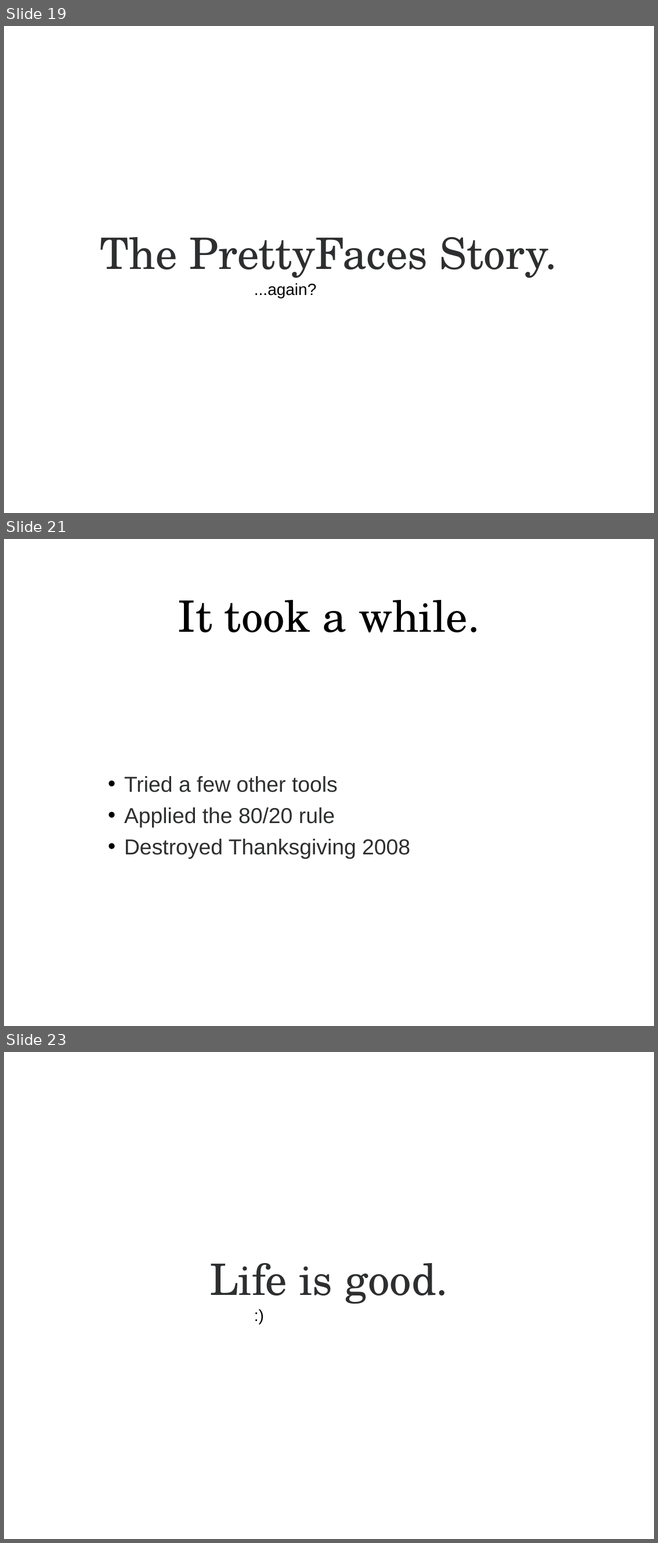
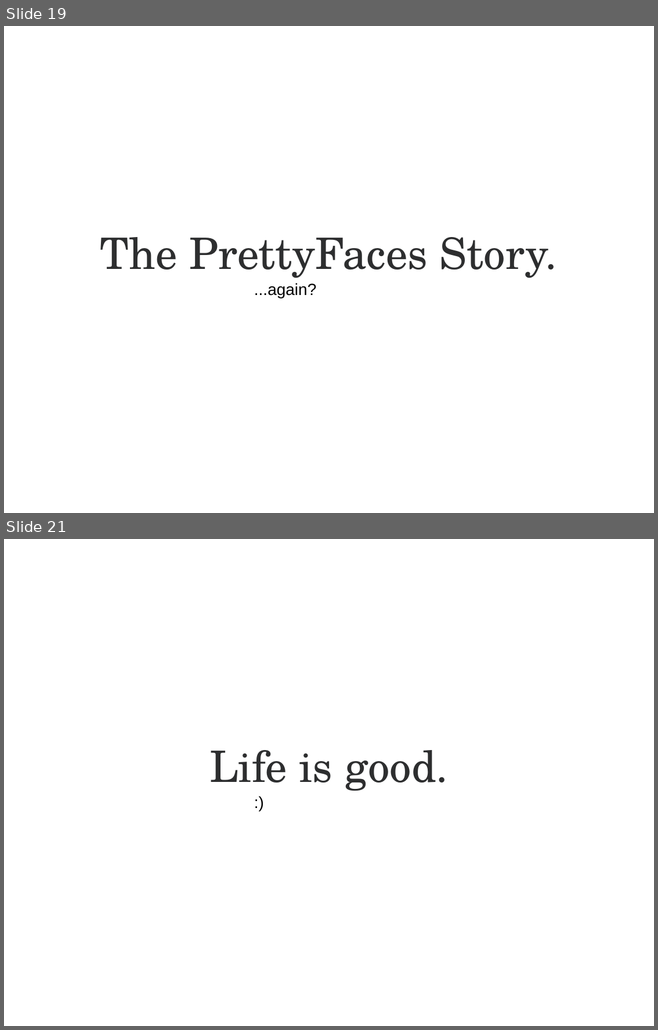
Before and after one commit to lincolnthree/talks, a slide deck: 2011_Beautiful_Java_EE_JAXConf.odp. Shown one above the other, each under a label of ours: slides 19, 21 and 23 before the commit, slides 19 and 21 after it; the slides between them are not shown. The pictures are 658x1543 and 658x1030 pixels, drawn with LibreOffice and Linux fonts; fonts in the diff are those of the drawing. Boxes give left, top, right and bottom in pixels: in the first picture for what was removed or moved away, otherwise in the second. Text is boxed around its words. In the diff, an @@ line names an element or a change of style, - is before the commit and + after.

```diff
--- a/2011_Beautiful_Java_EE_JAXConf.odp
+++ b/2011_Beautiful_Java_EE_JAXConf.odp
@@ slide 21 removed at (4,539,654,1026), background #FFFFFF @@
@@ title removed at (178,600,480,632) @@
-It took a while.
@@ text removed at (124,776,410,859) @@
-    • Tried a few other tools
-    • Applied the 80/20 rule
-    • Destroyed Thanksgiving 2008
@@ what was slide 23 is now slide 21 @@
```
Also in this commit, not shown: 3 slides added, 2 other slides removed, 1 other file.
